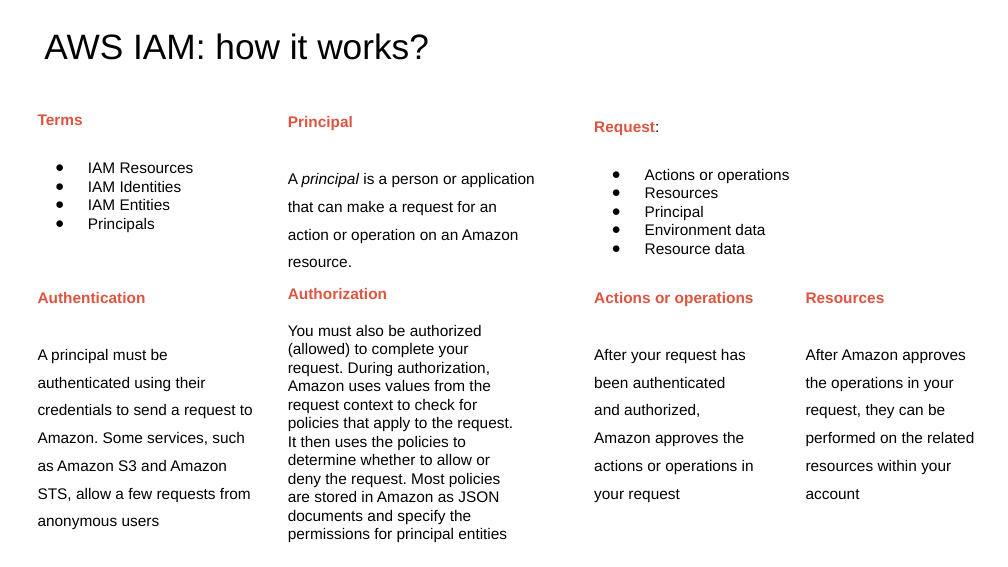
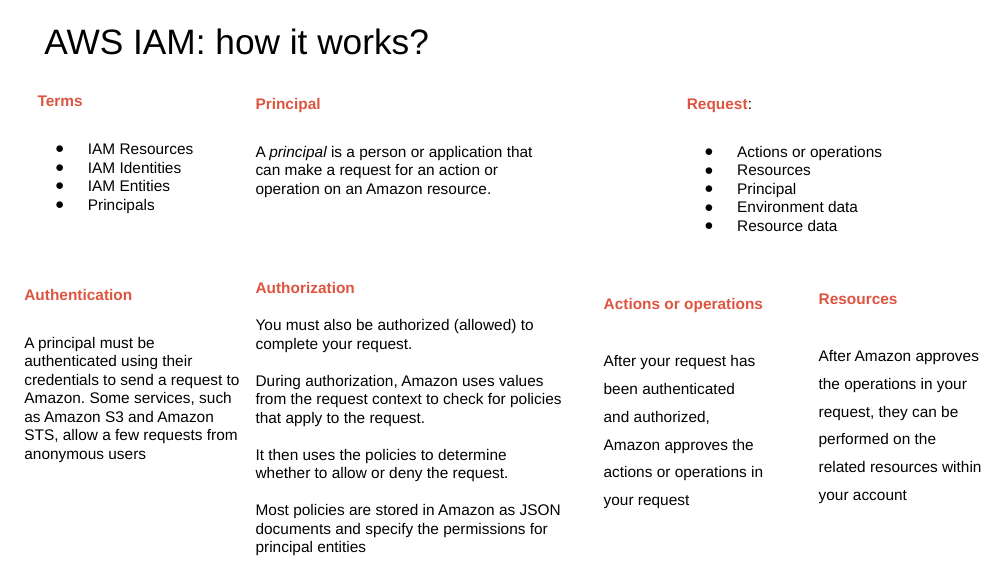
Before and after one commit to IlyaChakun/aws-iba-courses, a slide deck: slide 5 of lecture-materials/Security/00-iam/IAM.pptx. Drawn at 1008x567 pixels with LibreOffice and Linux fonts; fonts in the diff are those of the drawing. Boxes give left, top, right and bottom in pixels: in the first picture for what was removed or moved away, otherwise in the second. Text is boxed around its words. In the diff, an @@ line names an element or a change of style, - is before the commit and + after.

```diff
--- a/lecture-materials/Security/00-iam/IAM.pptx
+++ b/lecture-materials/Security/00-iam/IAM.pptx
@@ title "AWS IAM: how it works?": place and size @@
-title "AWS IAM: how it works?" at box(44, 33, 429, 60)
+title "AWS IAM: how it works?" at box(44, 28, 429, 55)
@@ text "Terms": place and size @@
-text "Terms" at box(38, 114, 194, 232)
+text "Terms" at box(38, 95, 194, 213)
@@ text "Principal" at box(256, 98, 533, 198): line spacing 1.23 to 1; line spacing 1.5 to 1 @@
@@ text "Principal": place and size @@
-text "Principal" at box(288, 116, 535, 267)
+text "Principal" at box(256, 98, 533, 198)
@@ text "Request:": place and size @@
-text "Request:" at box(594, 121, 789, 254)
+text "Request:" at box(687, 98, 882, 231)
@@ text "Authorization": place and size @@
-text "Authorization" at box(288, 288, 513, 543)
+text "Authorization" at box(256, 282, 561, 556)
@@ text "Authentication": place and size @@
-text "Authentication" at box(38, 292, 253, 529)
+text "Authentication" at box(24, 289, 240, 462)
@@ text "Authentication" at box(24, 289, 240, 462): line spacing 1.23 to 1; line spacing 1.5 to 1 @@
@@ text "Actions or operations": place and size @@
-text "Actions or operations" at box(594, 292, 754, 502)
+text "Actions or operations" at box(604, 298, 763, 509)
@@ text "Resources" rewrapped from box(806, 292, 974, 499) to box(819, 293, 981, 503) @@
@@ text at box(256, 319, 561, 556): text changed @@
-You must also be authorized (allowed) to complete your request. During authorization, Amazon uses values from the request context to check for policies that apply to the request. It then uses the policies to determine whether to allow or deny the request. Most policies are stored in Amazon as JSON documents and specify the permissions for principal entities
+You must also be authorized (allowed) to complete your request.
+During authorization, Amazon uses values from the request context to check for policies that apply to the request.
+It then uses the policies to determine whether to allow or deny the request.
+Most policies are stored in Amazon as JSON documents and specify the permissions for principal entities
```
Also in this commit, not shown: 4 other slides changed, 2 slides added, 3 slides removed, 18 other files.
